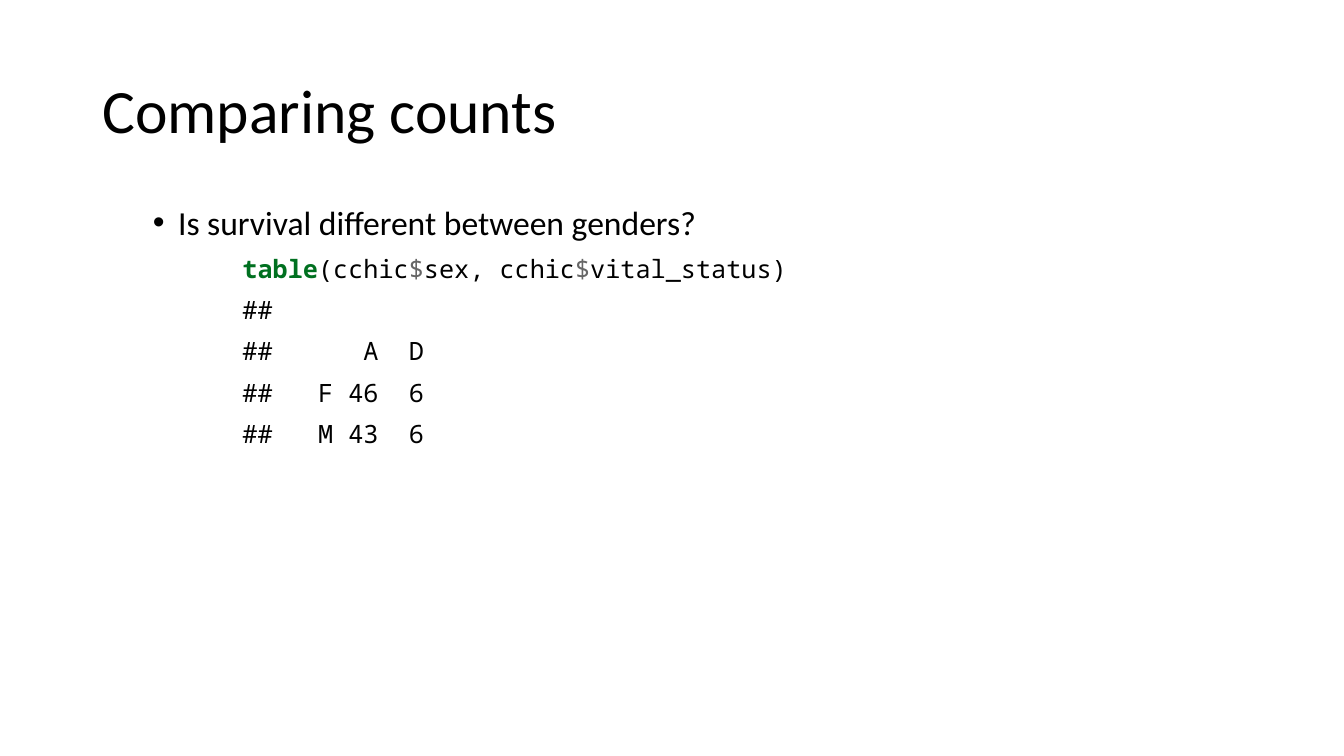
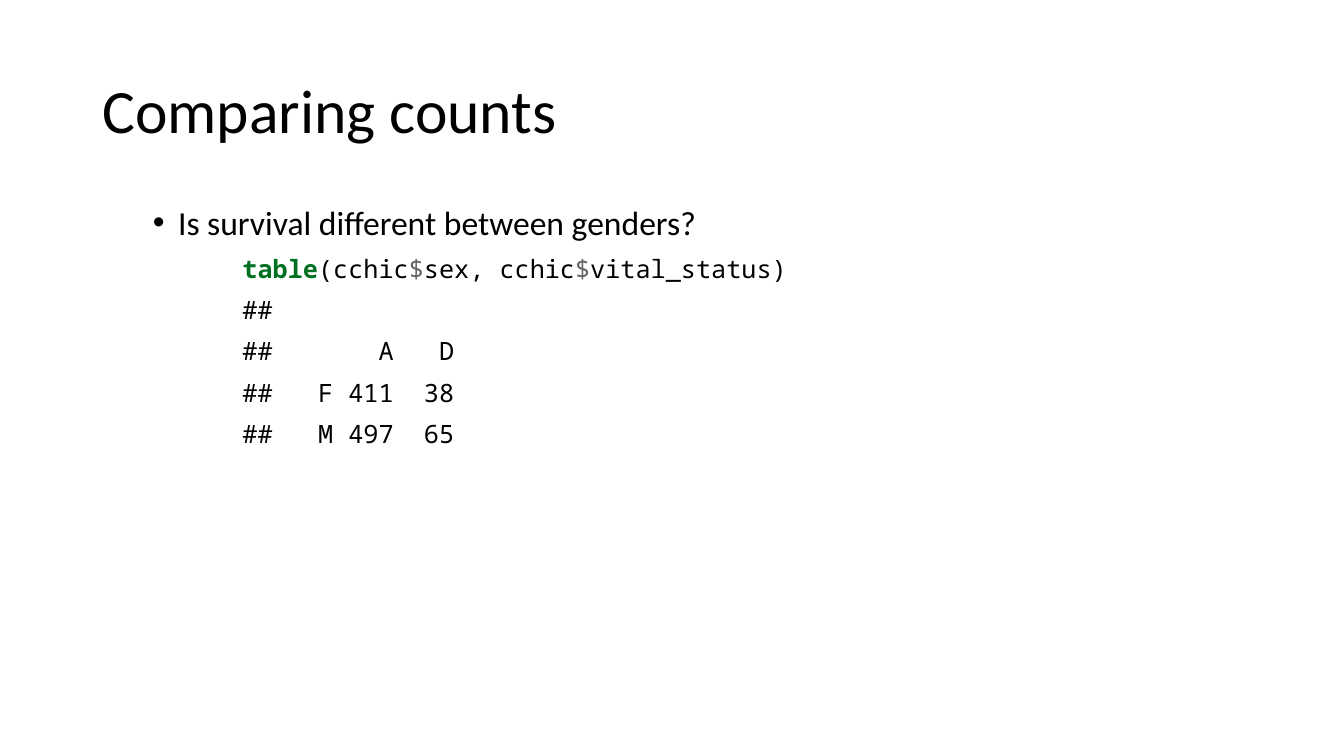
Before and after one commit to uclh-criu/learning-datascience, a slide deck: slide 34 of Workshops/Workshop6.pptx. Drawn at 1344x756 pixels with LibreOffice and Linux fonts; fonts in the diff are those of the drawing. Boxes give left, top, right and bottom in pixels: in the first picture for what was removed or moved away, otherwise in the second. Text is boxed around its words. In the diff, an @@ line names an element or a change of style, - is before the commit and + after.

```diff
--- a/Workshops/Workshop6.pptx
+++ b/Workshops/Workshop6.pptx
@@ text at (318,342,454,444): text changed @@
-##
-## A D
-## F 46 6
-## M 43 6
+##
+## A D
+## F 411 38
+## M 497 65
```
Also in this commit, not shown: 4 other slides changed, 7 other files.
